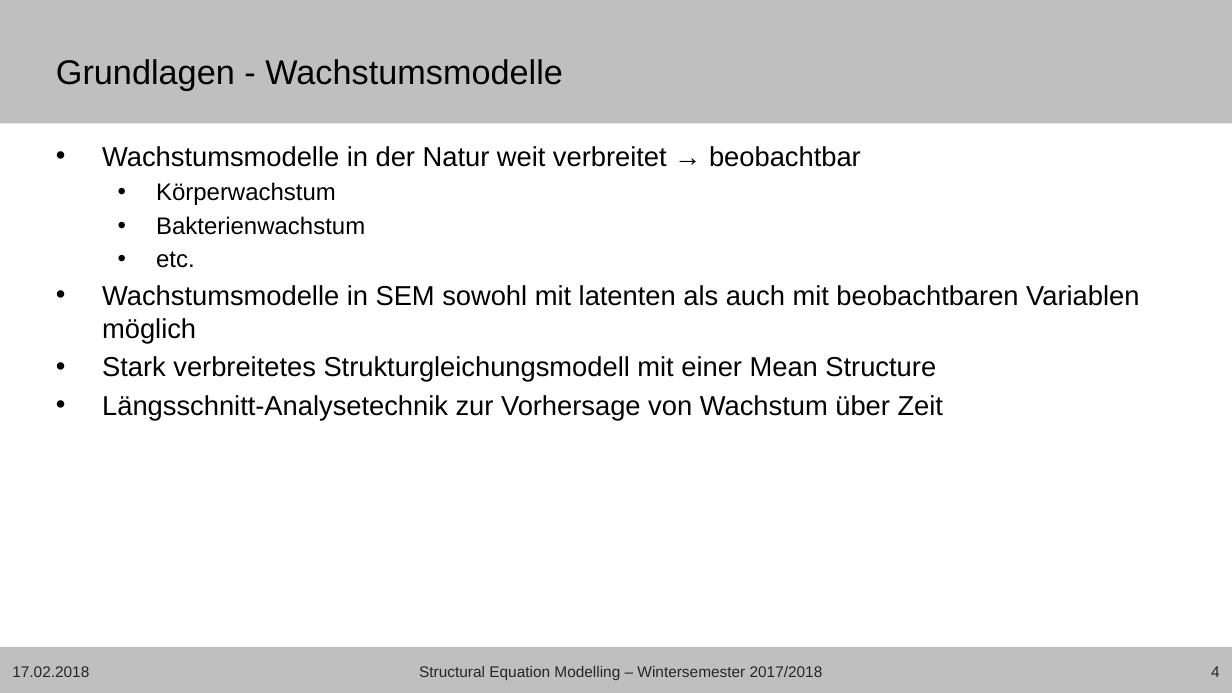
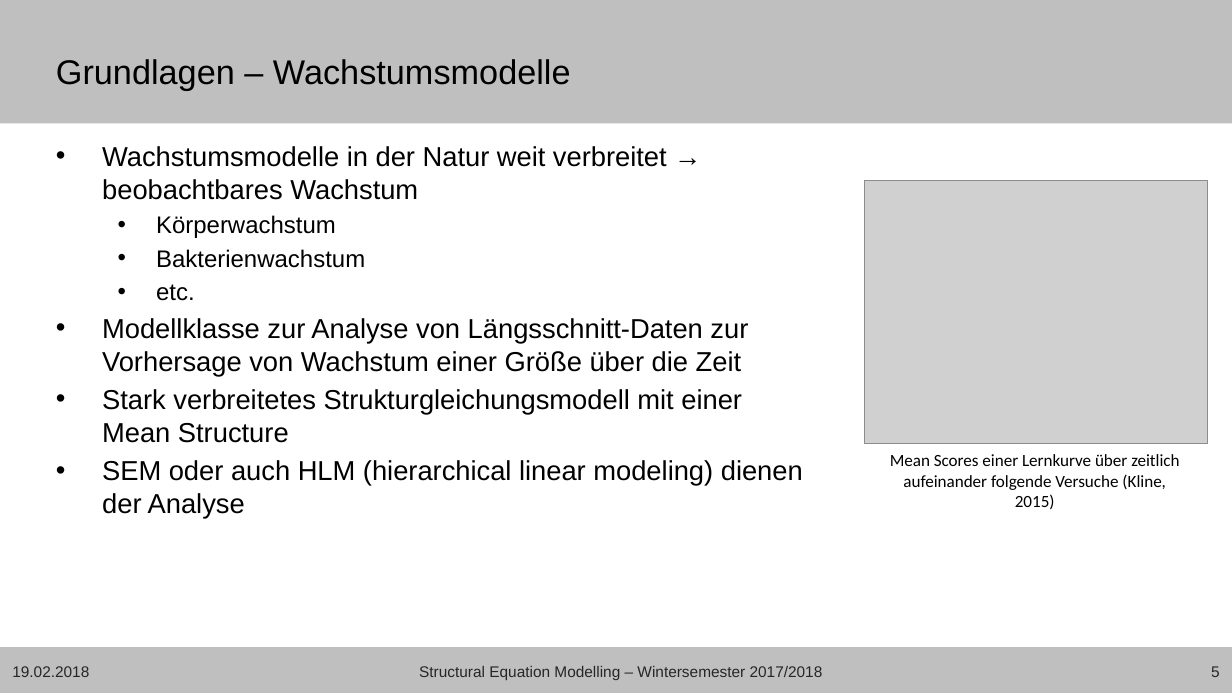
Before and after one commit to mircopp/Structural-Equation-Modeling, a slide deck: slide 5 of Mirco_sem17_18_wachstumsmodelle_präsentation.pptx (slide 4 before the commit). Drawn at 1232x693 pixels with LibreOffice and Linux fonts; fonts in the diff are those of the drawing; grey boxes stand for pictures; background and template pictures are left out. Boxes give left, top, right and bottom in pixels: in the first picture for what was removed or moved away, otherwise in the second. Text is boxed around its words. In the diff, an @@ line names an element or a change of style, - is before the commit and + after.

Commit message:
added autoRegression, mean-structures and slides to the powerpoint

```diff
--- a/Mirco_sem17_18_wachstumsmodelle_präsentation.pptx
+++ b/Mirco_sem17_18_wachstumsmodelle_präsentation.pptx
@@ title at <box>56,59,571,90</box>: text changed @@
-Grundlagen - Wachstumsmodelle
+Grundlagen – Wachstumsmodelle
@@ text at <box>102,146,667,200</box>: text changed @@
-• Wachstumsmodelle in der Natur weit verbreitet → beobachtbar
+• Wachstumsmodelle in der Natur weit verbreitet → beobachtbares Wachstum
@@ picture added at <box>865,181,1209,444</box> @@
@@ text at <box>102,318,748,376</box>: text changed @@
-• Wachstumsmodelle in SEM sowohl mit latenten als auch mit beobachtbaren Variablen möglich
+• Modellklasse zur Analyse von Längsschnitt-Daten zur Vorhersage von Wachstum einer Größe über die Zeit
@@ text at <box>102,460,803,519</box>: text changed @@
-• Längsschnitt-Analysetechnik zur Vorhersage von Wachstum über Zeit
+• SEM oder auch HLM (hierarchical linear modeling) dienen der Analyse
@@ text added at <box>890,454,1179,509</box>, 10 pt, text #000000 @@
+Mean Scores einer Lernkurve über zeitlich aufeinander folgende Versuche (Kline, 2015)
@@ text at <box>12,666,89,677</box>: text changed @@
-17.02.2018
+19.02.2018
@@ page number at <box>1211,666,1220,677</box>: text changed @@
-4
+5
```
Also in this commit, not shown: 7 other slides changed, 10 slides added, 2 other files.
